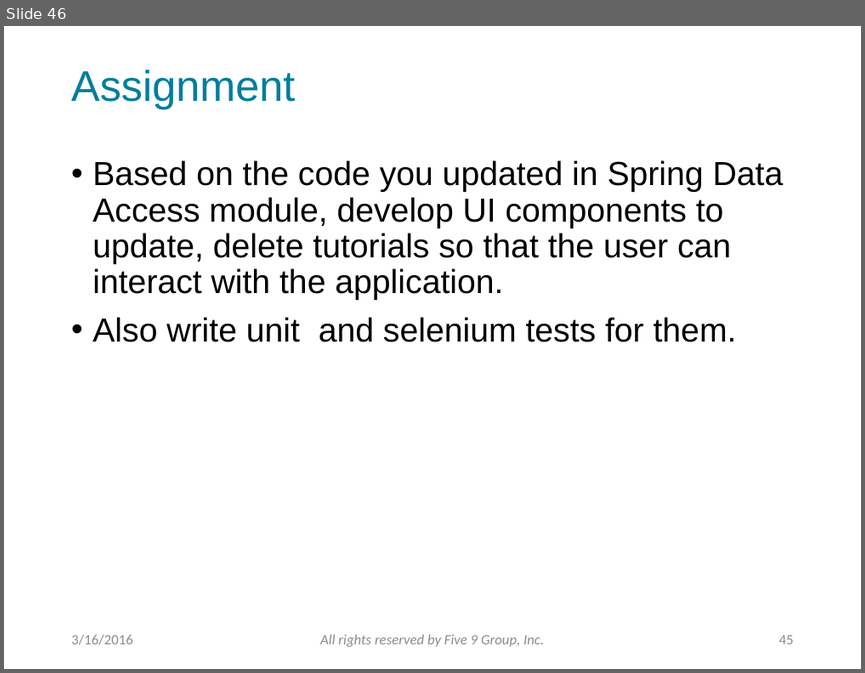
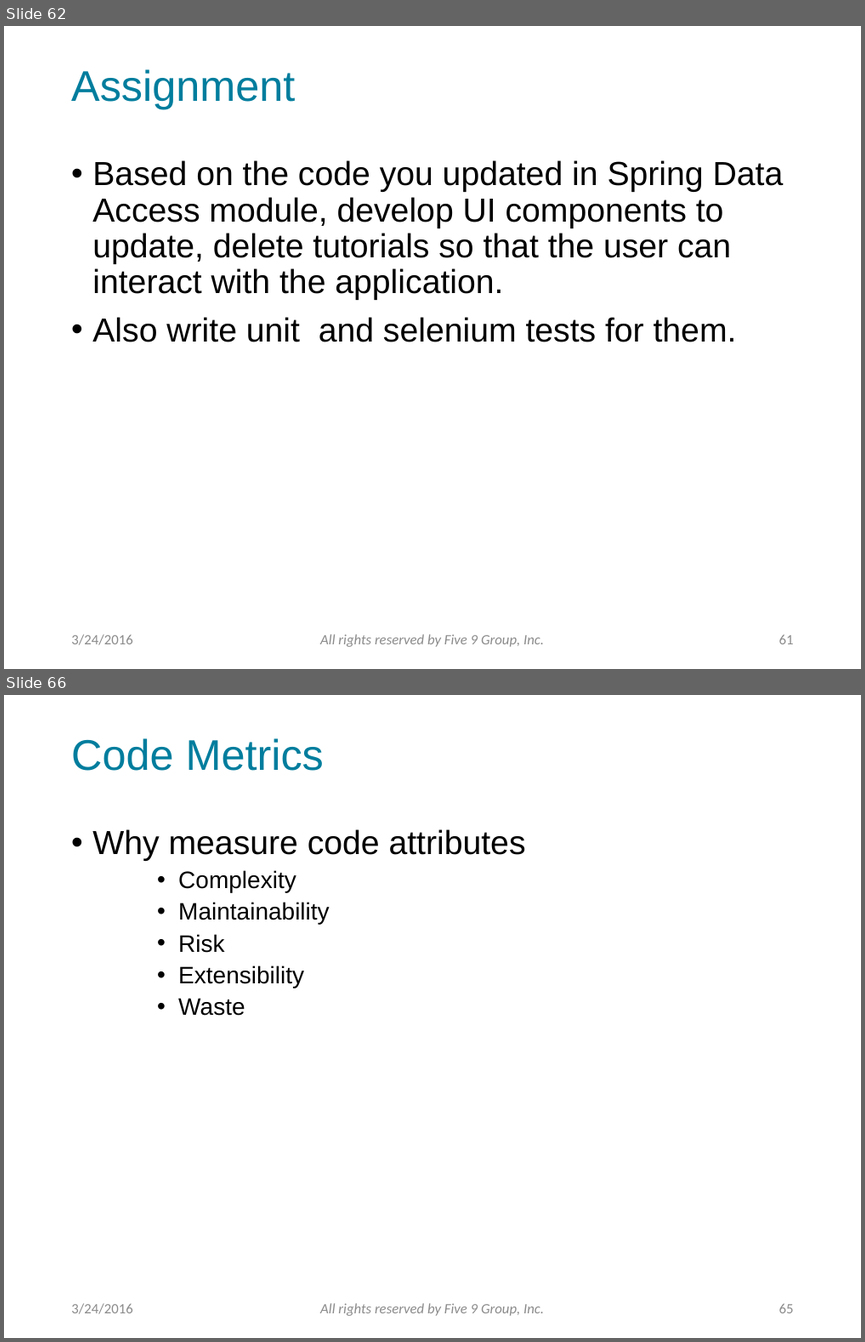
Before and after one commit to f9group/Training, a slide deck: PowerPoints/SpringFramework.pptx. Shown one above the other, each under a label of ours: slide 46 before the commit, slides 62 and 66 after it; the slides between them are not shown. The pictures are 865x673 and 865x1342 pixels, drawn with LibreOffice and Linux fonts; fonts in the diff are those of the drawing; background and template pictures are left out. Boxes give left, top, right and bottom in pixels: in the first picture for what was removed or moved away, otherwise in the second. Text is boxed around its words. In the diff, an @@ line names an element or a change of style, - is before the commit and + after.

```diff
--- a/PowerPoints/SpringFramework.pptx
+++ b/PowerPoints/SpringFramework.pptx
@@ slide 66 added at (4, 695, 861, 1338), background picture (left out) @@
@@ title added at (71, 738, 324, 771), 36 pt, text #007D9D @@
+Code Metrics
@@ text added at (92, 829, 526, 1015), 20 pt, text #000000 @@
+• Why measure code attributes
+    • Complexity
+    • Maintainability
+    • Risk
+    • Extensibility
+    • Waste
@@ text added at (71, 1303, 132, 1314), 12 pt, text #8C8C8C @@
+3/24/2016
@@ text added at (320, 1303, 544, 1315), 12 pt, text #8C8C8C, italic @@
+All rights reserved by Five 9 Group, Inc.
@@ page number added at (779, 1304, 794, 1313), 12 pt, text #8C8C8C @@
+65
@@ what was slide 46 is now slide 62 @@
@@ slide 62 changed as well @@
@@ text at (71, 634, 132, 645): text changed @@
-3/16/2016
+3/24/2016
@@ page number at (779, 635, 794, 644): text changed @@
-45
+61
```
Also in this commit, not shown: 40 other slides changed, 25 other slides added, 1 other file.
